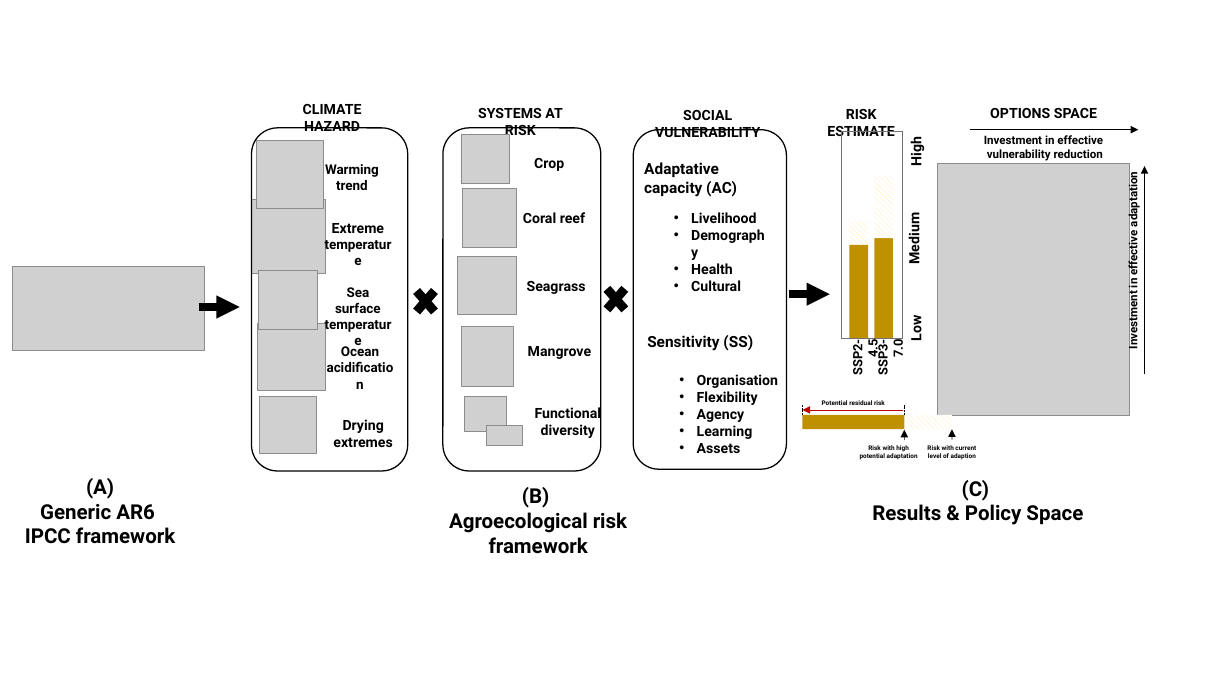
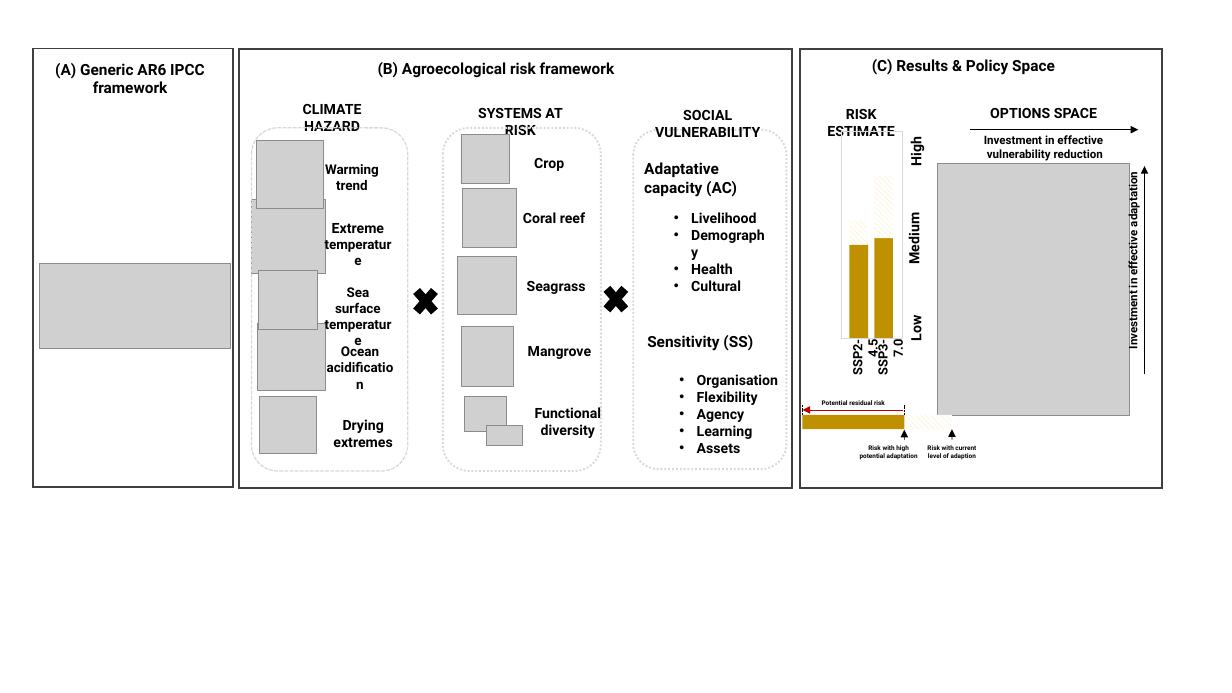
Before and after one commit to mainambui/ClimateriskWIO, a slide deck: slide 1 of 3_Outputs/plots/Framework.pptx. Drawn at 1232x693 pixels with LibreOffice and Linux fonts; fonts in the diff are those of the drawing; grey boxes stand for pictures. Boxes give left, top, right and bottom in pixels: in the first picture for what was removed or moved away, otherwise in the second. Text is boxed around its words. In the diff, an @@ line names an element or a change of style, - is before the commit and + after.

Commit message:
Edited frameworks

```diff
--- a/3_Outputs/plots/Framework.pptx
+++ b/3_Outputs/plots/Framework.pptx
@@ rectangle added at <box>32,49,233,488</box>, outline #404040 1.5 pt @@
@@ rectangle added at <box>239,49,792,488</box>, outline #404040 1.5 pt @@
@@ rectangle added at <box>800,49,1163,488</box>, outline #404040 1.5 pt @@
@@ text at <box>872,59,1055,75</box>: text changed; size 16 to 12 pt @@
-(C)
-Results & Policy Space
+(C) Results & Policy Space
@@ text at <box>55,63,205,93</box>: text changed; size 16 to 12 pt @@
-(A)
-Generic AR6
-IPCC framework
+(A) Generic AR6 IPCC framework
@@ text at <box>378,62,615,78</box>: text changed; size 16 to 12 pt @@
-(B)
-Agroecological risk framework
+(B) Agroecological risk framework
@@ rounded rectangle at <box>251,128,408,470</box>: outline #000000 1 pt to #D9D9D9 1 pt dashed @@
@@ rounded rectangle at <box>443,128,601,470</box>: outline #000000 1 pt to #D9D9D9 1.5 pt dashed @@
@@ rounded rectangle at <box>633,129,787,469</box>: outline #000000 1 pt to #D9D9D9 1.5 pt dashed @@
@@ rectangle at <box>841,131,902,338</box>: outline #767171 1 pt to #D9D9D9 1 pt @@
@@ picture: place and size @@
-picture at <box>13,266,205,350</box>
+picture at <box>39,263,231,348</box>
@@ arrow removed from (789, 294) to (830, 294) @@
@@ arrow removed from (199, 307) to (239, 307) @@
```
Also in this commit, not shown: 26 other files.
